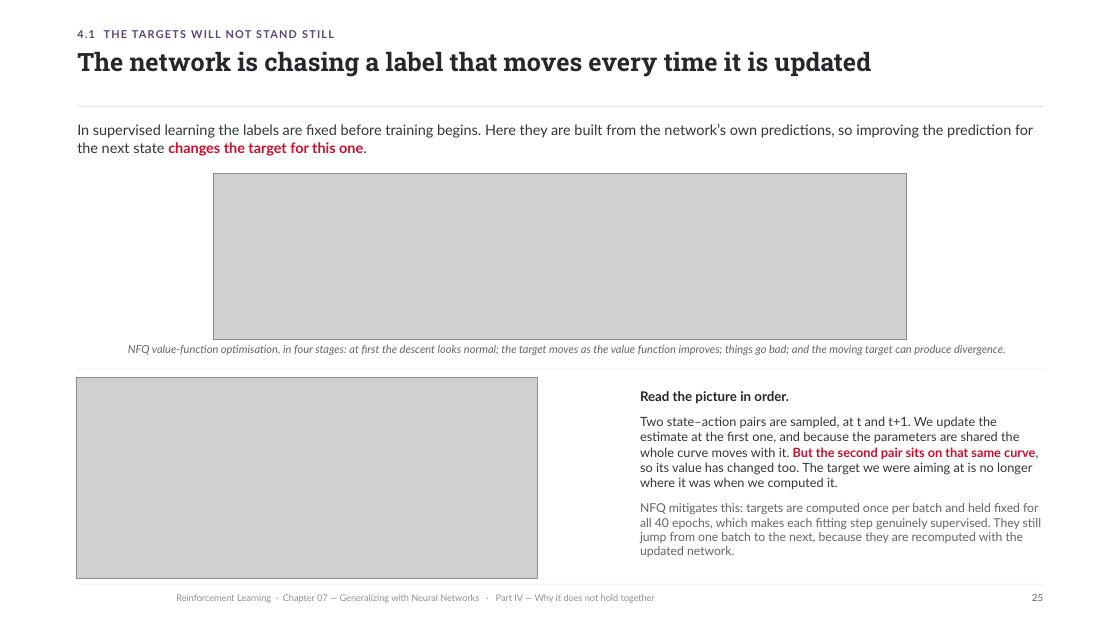
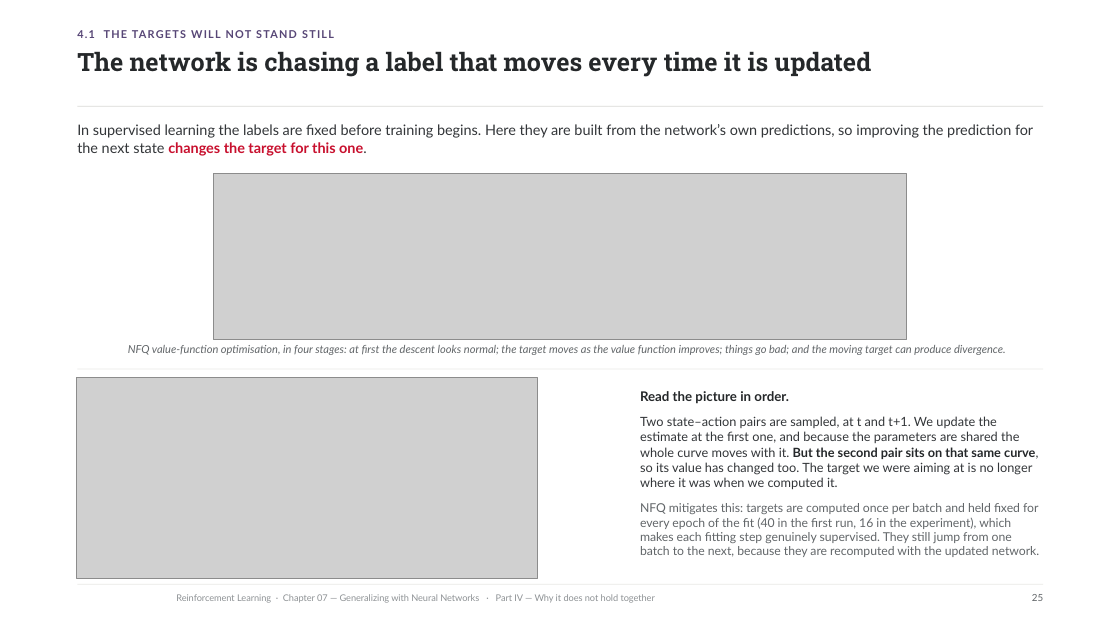
Before and after one commit to riccardoberta/reinforcement-learning, a slide deck: slide 25 of 07 - Generalizing with Neural Networks/slides.pptx. Drawn at 1120x630 pixels with LibreOffice and Linux fonts; fonts in the diff are those of the drawing; grey boxes stand for pictures; background and template pictures are left out. Boxes give left, top, right and bottom in pixels: in the first picture for what was removed or moved away, otherwise in the second. Text is boxed around its words. In the diff, an @@ line names an element or a change of style, - is before the commit and + after.

```diff
--- a/07 - Generalizing with Neural Networks/slides.pptx
+++ b/07 - Generalizing with Neural Networks/slides.pptx
@@ text at (640,416,1038,489): text colour #C8102E to #25282A in "But the second pair sits on that ..." @@
@@ text at (640,503,1039,557): text changed @@
-NFQ mitigates this: targets are computed once per batch and held fixed for all 40 epochs, which makes each fitting step genuinely supervised. They still jump from one batch to the next, because they are recomputed with the updated network.
+NFQ mitigates this: targets are computed once per batch and held fixed for every epoch of the fit (40 in the first run, 16 in the experiment), which makes each fitting step genuinely supervised. They still jump from one batch to the next, because they are recomputed with the updated network.
```
Also in this commit, not shown: 23 other slides changed, 4 slides added, 14 other files.
